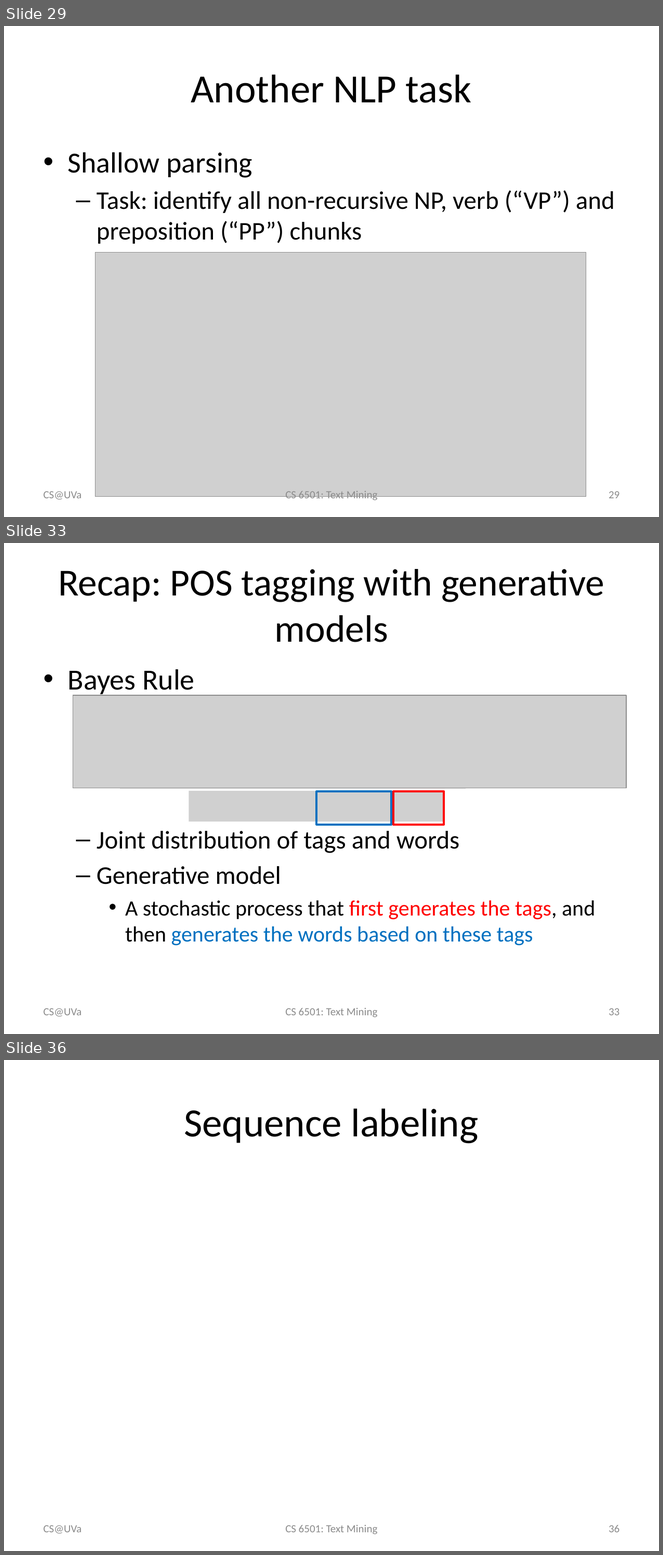
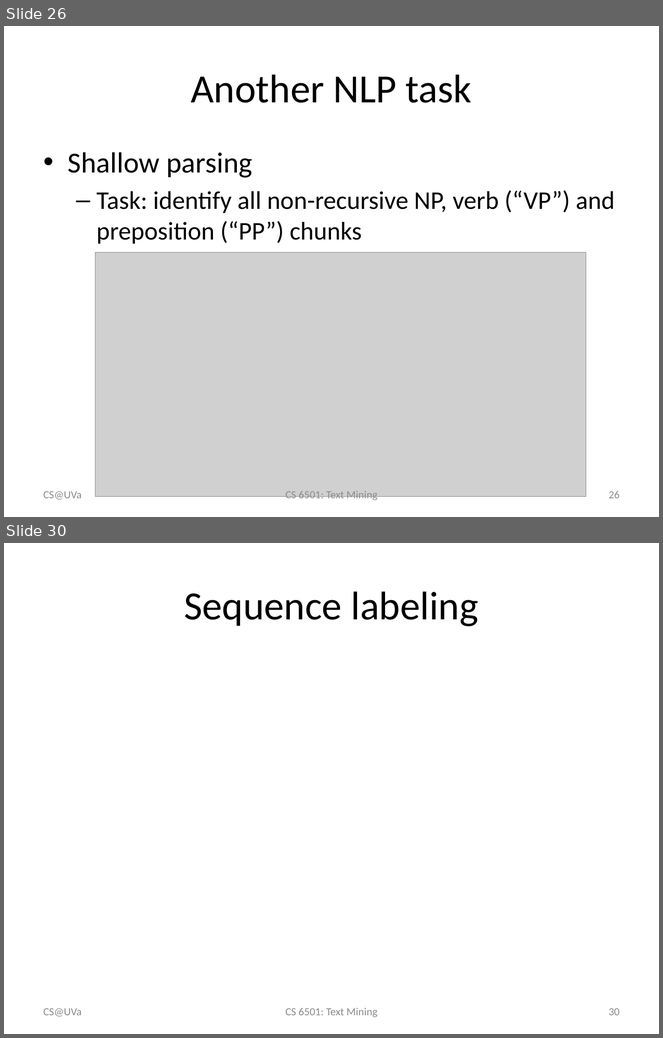
Before and after one commit to wang296/CS6501-Text-Mining, a slide deck: docs/POSTagging-SequenceLabeling.pptx. Shown one above the other, each under a label of ours: slides 29, 33 and 36 before the commit, slides 26 and 30 after it; the slides between them are not shown. The pictures are 663x1555 and 663x1038 pixels, drawn with LibreOffice and Linux fonts; fonts in the diff are those of the drawing; grey boxes stand for pictures. Boxes give left, top, right and bottom in pixels: in the first picture for what was removed or moved away, otherwise in the second. Text is boxed around its words. In the diff, an @@ line names an element or a change of style, - is before the commit and + after.

```diff
--- a/docs/POSTagging-SequenceLabeling.pptx
+++ b/docs/POSTagging-SequenceLabeling.pptx
@@ slide 33 removed at box(4, 543, 659, 1034), background #FFFFFF @@
@@ title removed at box(58, 569, 605, 642) @@
-Recap: POS tagging with generative models
@@ text removed at box(68, 669, 595, 946) @@
-• Bayes Rule
-  – Joint distribution of tags and words
-  – Generative model
-    • A stochastic process that first generates the tags, and then generates the words based on these tags
@@ picture removed at box(73, 696, 626, 788) @@
@@ picture removed at box(120, 695, 466, 788) @@
@@ picture removed at box(189, 791, 444, 822) @@
@@ rectangle removed at box(317, 792, 391, 825) @@
@@ rectangle removed at box(393, 792, 443, 825) @@
@@ text removed at box(44, 1008, 82, 1017) @@
-CS@UVa
@@ text removed at box(285, 1008, 377, 1018) @@
-CS 6501: Text Mining
@@ page number removed at box(609, 1008, 620, 1016) @@
-33
@@ what was slide 29 is now slide 26 @@
@@ page number at box(609, 491, 620, 499): text changed @@
-29
+26
@@ what was slide 36 is now slide 30 @@
@@ page number at box(609, 1008, 620, 1016): text changed @@
-36
+30
```
Also in this commit, not shown: 8 slides changed, 5 other slides removed, 3 other files.
